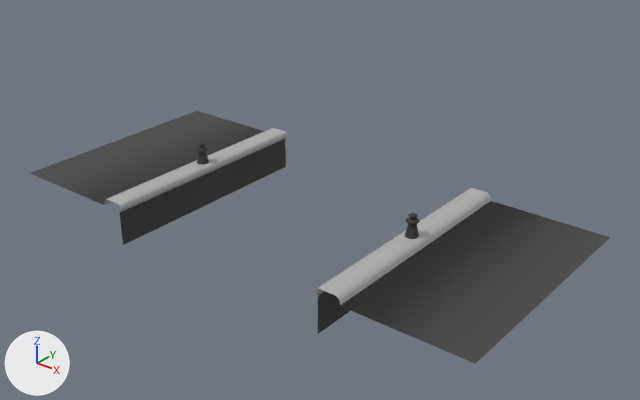
What one commit did to the FBX model Assets/3dAssets/BrdigeRoads/sidePath_module.fbx.
Before and after are seen from a 50 mm lens placed at (7.7, -49.5, 16.6), pointed at (-11.9, -25.0, 1.4). The lights are fixed; the arrows at lower left show +X, +Y and +Z. Vertices at the same position are counted once.
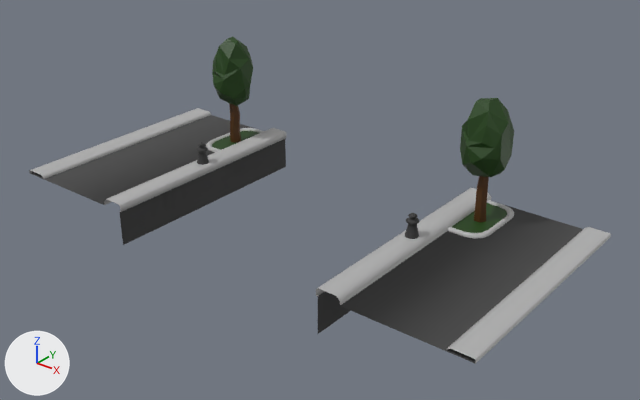
Where the change shows, as pixel boxes (x1, y1, x2, y2) in the pictures (640 x 400 px):
'Plane.252', reshaped (29% taller)
    before: (30, 111, 610, 364)
    after: (29, 37, 611, 364)
part 1 of me_plane_030, added
    after: (446, 98, 611, 364)
part 2 of me_plane_030, added
    after: (29, 37, 264, 179)

The change, as a diff of the scene's bpy script:
```diff
--- a/Assets/3dAssets/BrdigeRoads/sidePath_module.fbx.py
+++ b/Assets/3dAssets/BrdigeRoads/sidePath_module.fbx.py
@@ mat_treegreen @@
+mat_treegreen = principled_material('TreeGreen')
+mat_treegreen.base_color = (0.0111, 0.0523, 0.002)  # dark green #1b4107
+mat_treegreen.roughness = 0.553
@@ mat_housebrown1 @@
+mat_housebrown1 = principled_material('HouseBrown1')
+mat_housebrown1.base_color = (0.0772, 0.0255, 0.0)  # brown #4f2c00
+mat_housebrown1.roughness = 0.553
@@ me_plane_030 @@
 # used by ob_plane_252; location = (-13.0, -25.0, 0.0)
-me_plane_030.from_pydata(...)  # 570 vertices, 514 faces; spans x -10.9..10.9, y -5.0..5.0, z -0.5..2.3
+me_plane_030.from_pydata(...)  # 962 vertices, 914 faces; spans x -10.9..10.9, y -5.0..5.0, z -0.5..5.9
+# me_plane_030 part 1: 196 vertices added at x 5.4..10.9, y -5.0..5.0, z 1.0..5.9
+# me_plane_030 part 2: 196 vertices added at x -10.9..-5.4, y -5.0..5.0, z 1.0..5.9
 me_plane_030.materials.append(mat_road)
@@ me_plane_030 @@
 me_plane_030.materials.append(mat_material_003)
+me_plane_030.materials.append(mat_treegreen)  # dark green #1b4107
+me_plane_030.materials.append(mat_housebrown1)  # brown #4f2c00
```
